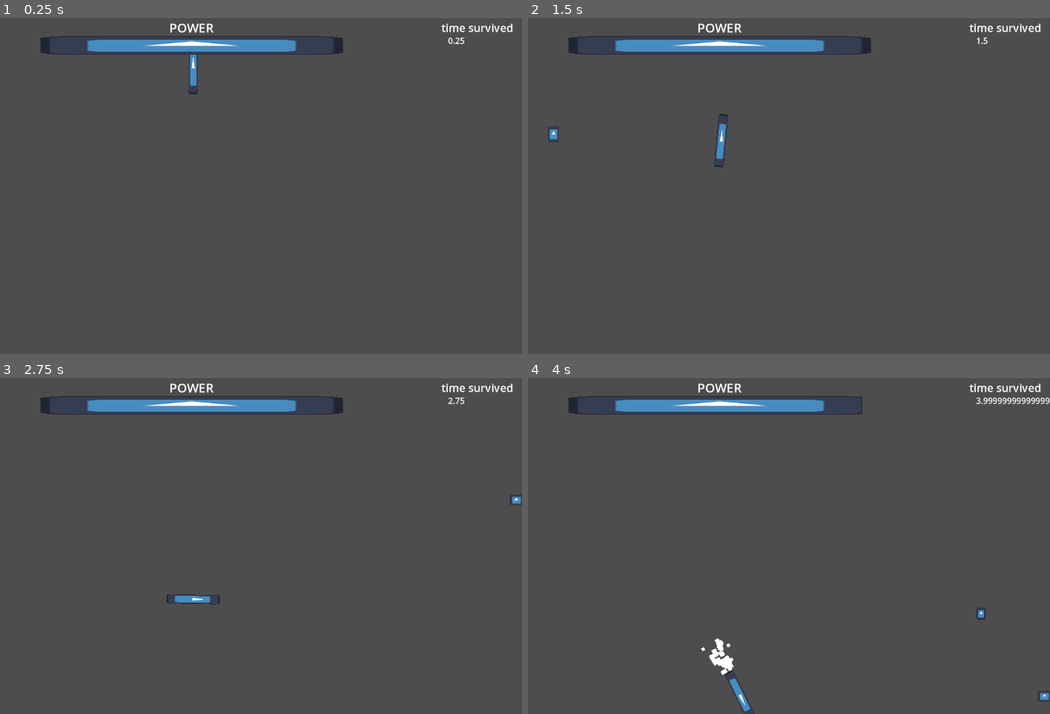
Above: before the commit, frames 1-4 (two rows, left to right).
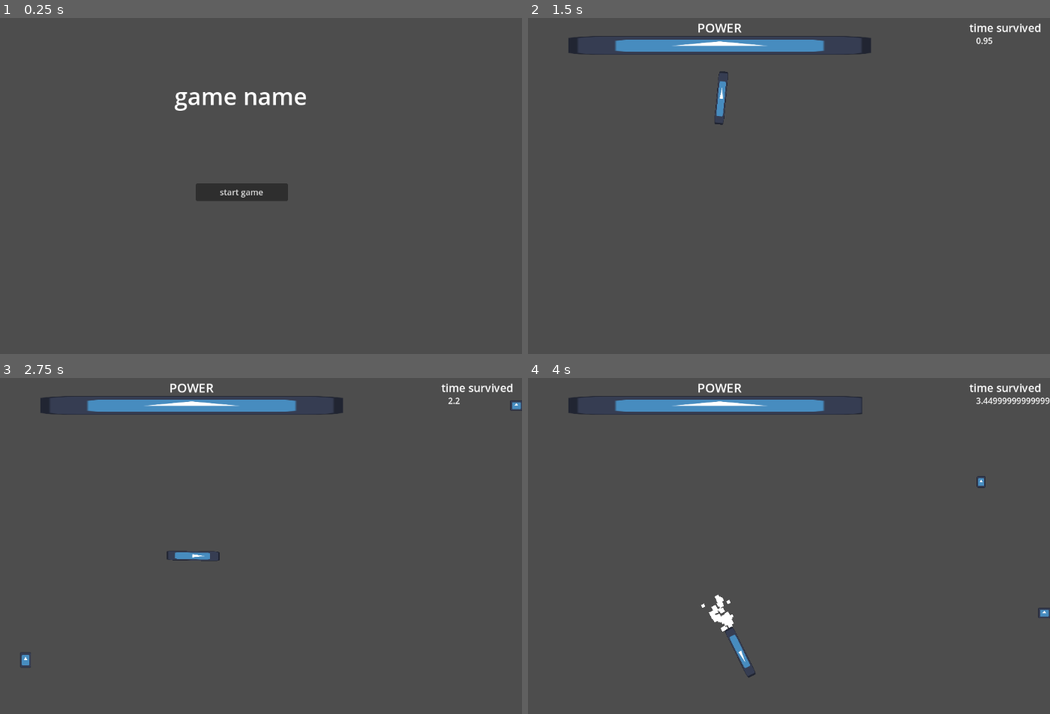
Above: after the commit, the same moments.

Repository: komatr-supra/gamejam-gamedevtv-2024
Game: Godot game, scene res://start_scene.tscn
Same seed, same stepped clock (60 frames per second), same inputs: the game is played once before the commit and once after it. Before the commit the project starts from res://game_scene.tscn. The engine's default icon, where the game draws it, is replaced by a stand-in: a white triangle on a blue panel in a dark square.
Inputs (mouse positions are in pixels of both pictures, inside the frame that each line leads up to):
- Up to frame 1 (0.25 s): no input
- Up to frame 2 (1.5 s): click (768, 192) at 0.5 s, where only the run after the commit has a clickable "start game"; hold D (right) from 1.28 s (still down)
- Up to frame 3 (2.75 s): release D (right) at 2.03 s; hold A (left) from 2.03 s (still down)
- Up to frame 4 (4 s): release A (left) at 2.78 s; hold D (right) 2.78-3.53 s; hold Space (thrust) from 3.53 s (still down)

The runs differ from the first frame. In frame 1, 3.8% of the frame differs, in the area x 7-99%, y 1-55%; in frame 2, 0.4%; in frame 3, 0.5%; in frame 4, 1.1%.

Commit message:
main scene
added main scene + particle preload

Diff:
--- a/falling_object.gd
+++ b/falling_object.gd
@@ -8,7 +8,7 @@
 
 
 func particles_create():
-	$CPUParticles2D.restart()
+	$particles.restart()
 	var new_object = particles.instantiate()
 	new_object.position = position
 	get_tree().root.add_child(new_object)
--- a/falling_object.tscn
+++ b/falling_object.tscn
@@ -1,10 +1,25 @@
-[gd_scene load_steps=5 format=3 uid="uid://bgfln8h2uvikk"]
+[gd_scene load_steps=6 format=3 uid="uid://bgfln8h2uvikk"]
 
 [ext_resource type="Texture2D" uid="uid://g84n5piieuvi" path="res://icon.svg" id="1_jpr0u"]
 [ext_resource type="Script" path="res://falling_object.gd" id="1_ow8yu"]
 [ext_resource type="PackedScene" uid="uid://6xfubrtyfw2b" path="res://particle_static.tscn" id="2_rx0jv"]
 
 [sub_resource type="RectangleShape2D" id="RectangleShape2D_j5y48"]
+
+[sub_resource type="ParticleProcessMaterial" id="ParticleProcessMaterial_owq31"]
+lifetime_randomness = 0.5
+particle_flag_disable_z = true
+emission_shape_scale = Vector3(6, 6, 1)
+emission_shape = 3
+emission_box_extents = Vector3(1, 1, 1)
+angle_min = -180.0
+angle_max = 180.0
+spread = 180.0
+initial_velocity_min = 20.0
+initial_velocity_max = 30.0
+gravity = Vector3(0, 0, 0)
+scale_min = 1.25
+scale_max = 4.75
 
 [node name="RigidBody2D" type="RigidBody2D"]
 collision_layer = 3
@@ -21,18 +36,11 @@
 scale = Vector2(0.15625, 0.171875)
 texture = ExtResource("1_jpr0u")
 
-[node name="CPUParticles2D" type="CPUParticles2D" parent="."]
+[node name="particles" type="GPUParticles2D" parent="."]
 emitting = false
-amount = 15
-lifetime = 0.5
+amount = 30
+process_material = SubResource("ParticleProcessMaterial_owq31")
 one_shot = true
-direction = Vector2(0, 0)
-spread = 180.0
-gravity = Vector2(0, 0)
-initial_velocity_min = 20.0
-initial_velocity_max = 40.0
-scale_amount_min = 2.0
-scale_amount_max = 4.0
 
 [node name="Timer" type="Timer" parent="."]
 wait_time = 10.0
--- a/jet.gd
+++ b/jet.gd
@@ -1,7 +1,7 @@
 extends Node2D
 
-func _ready():
-	$GPUParticles2D.emitting = false
+
+
 
 func thrust(is_active:bool):
 	if($GPUParticles2D.emitting != is_active):
--- a/jet.tscn
+++ b/jet.tscn
@@ -19,7 +19,6 @@
 script = ExtResource("1_vaan8")
 
 [node name="GPUParticles2D" type="GPUParticles2D" parent="."]
-emitting = false
 amount = 50
 process_material = SubResource("ParticleProcessMaterial_4ooxi")
 lifetime = 0.2
--- a/main.gd
+++ b/main.gd
@@ -4,6 +4,9 @@
 var timer
 var time_survived = 0.0
 func _ready():
+	preload("res://jet.gd")
+	preload("res://particle_static.tscn")
+	preload("res://falling_object.tscn")
 	timer = $CharacterBody2D/Timer
 	timer.wait_time = 1.0 # spawn interval
 	timer.connect("timeout", _on_FallingObjectTimer_timeout)
--- a/player.gd
+++ b/player.gd
@@ -27,7 +27,11 @@
 		apply_central_impulse(thrust * state.step)
 		power = power - thrust_cost
 		$"../TextureProgressBar".value = power
-		thrust_enabled = true
+		if(power <= 0):
+			queue_free()
+			thrust_enabled = false
+		else:
+			thrust_enabled = true
 	get_node("jet").thrust(thrust_enabled)
 
 
--- a/project.godot
+++ b/project.godot
@@ -11,9 +11,13 @@
 [application]
 
 config/name="gamejam"
-run/main_scene="res://game_scene.tscn"
+run/main_scene="res://start_scene.tscn"
 config/features=PackedStringArray("4.2", "GL Compatibility")
 config/icon="res://icon.svg"
+
+[dotnet]
+
+project/assembly_name="gamejam"
 
 [input]
 
--- /dev/null
+++ b/start_scene.gd
@@ -0,0 +1,4 @@
+extends Node2D
+
+func start_game():
+	get_tree().change_scene_to_file("res://game_scene.tscn")
--- /dev/null
+++ b/start_scene.tscn
@@ -0,0 +1,38 @@
+[gd_scene load_steps=4 format=3 uid="uid://c8wsr22bn26kg"]
+
+[ext_resource type="Script" path="res://start_scene.gd" id="1_umdpx"]
+[ext_resource type="PackedScene" uid="uid://b3vj5o1cgi62w" path="res://jet.tscn" id="2_syek2"]
+[ext_resource type="PackedScene" uid="uid://6xfubrtyfw2b" path="res://particle_static.tscn" id="3_5bj4k"]
+
+[node name="start_scene" type="Node2D"]
+script = ExtResource("1_umdpx")
+
+[node name="Button" type="Button" parent="."]
+offset_left = 525.0
+offset_top = 319.0
+offset_right = 702.0
+offset_bottom = 353.0
+text = "start game"
+
+[node name="Jetparticles" parent="." instance=ExtResource("2_syek2")]
+position = Vector2(-121, 57)
+
+[node name="Label" type="Label" parent="."]
+offset_left = 331.0
+offset_top = 119.0
+offset_right = 893.0
+offset_bottom = 190.0
+theme_override_font_sizes/font_size = 45
+text = "game name"
+horizontal_alignment = 1
+
+[node name="Node2D" parent="." instance=ExtResource("3_5bj4k")]
+position = Vector2(-127, -44)
+
+[node name="Node2D2" parent="." instance=ExtResource("3_5bj4k")]
+position = Vector2(-144, 291)
+
+[node name="Node2D3" parent="." instance=ExtResource("3_5bj4k")]
+position = Vector2(-150, 391)
+
+[connection signal="button_down" from="Button" to="." method="start_game"]
Not shown, added: export_presets.cfg
